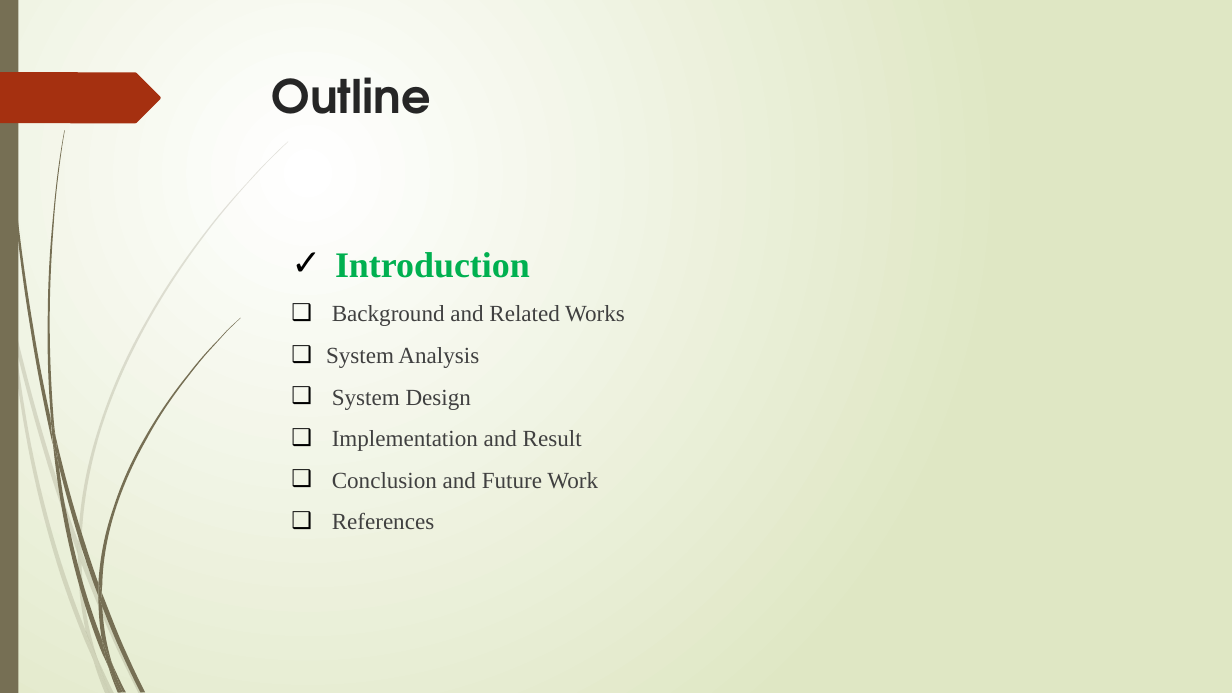
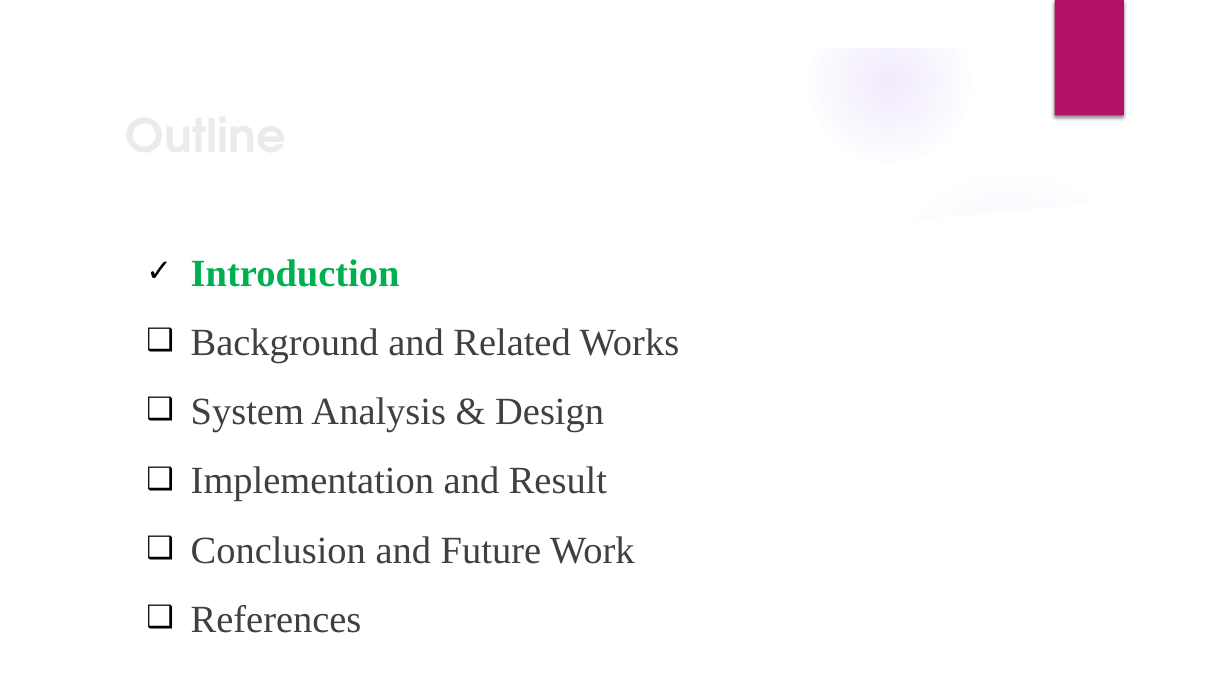
Before and after one commit to dipu157/pres_reactlara, a slide deck: slide 2 of Documentation/CSE202103099_(Mineuddin Ahmed Dipu).pptx (slide 3 before the commit). Drawn at 1232x693 pixels with LibreOffice and Linux fonts; fonts in the diff are those of the drawing; background and template pictures are left out. Boxes give left, top, right and bottom in pixels: in the first picture for what was removed or moved away, otherwise in the second. Text is boxed around its words. In the diff, an @@ line names an element or a change of style, - is before the commit and + after.

```diff
--- a/Documentation/CSE202103099_(Mineuddin Ahmed Dipu).pptx
+++ b/Documentation/CSE202103099_(Mineuddin Ahmed Dipu).pptx
@@ background gradient #FFFFFF to #DFE8C4 to picture (left out) @@
@@ rectangle removed at bbox=[0, 0, 18, 693] @@
@@ group added at bbox=[0, 0, 1232, 693]: 5 ellipses, 3 freeform shapes @@
@@ rectangle added at bbox=[1055, 0, 1124, 116], fill #B31166 @@
@@ freeform shape removed at bbox=[0, 72, 161, 123] @@
@@ title "Outline": place and size @@
-title "Outline" at bbox=[271, 77, 431, 114]
+title "Outline" at bbox=[116, 98, 1002, 169]
@@ title "Outline" at bbox=[116, 98, 1002, 169]: text colour #262626 to #EBEBEB; vertical alignment top to middle @@
@@ text "Introduction": place and size @@
-text "Introduction" at bbox=[326, 252, 625, 529]
+text "Introduction" at bbox=[191, 259, 680, 633]
@@ text at bbox=[191, 259, 680, 633]: size 28 to 30 pt in "Introduction"; size 18 to 30 pt in "Background and Related Works", "Implementation and Result", "Conclusion and Future Work", "References" @@
@@ text at bbox=[191, 397, 604, 432]: text changed; size 18 to 30 pt @@
-❑ System Analysis
-❑ System Design
+❑ System Analysis & Design
@@ group removed at bbox=[0, 141, 288, 693]: 10 freeform shapes @@
@@ group removed at bbox=[3, 0, 240, 693]: 12 freeform shapes @@
```
Also in this commit, not shown: 26 other slides changed, 4 slides added, 3 slides removed, 2 other files.
